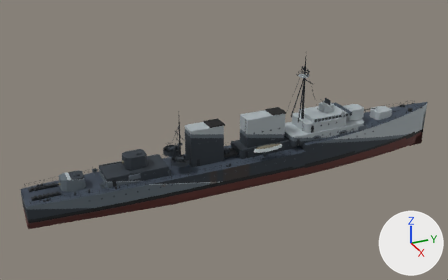
Renders of the glTF model assets/models/benson_m22.glb from each side of a commit.
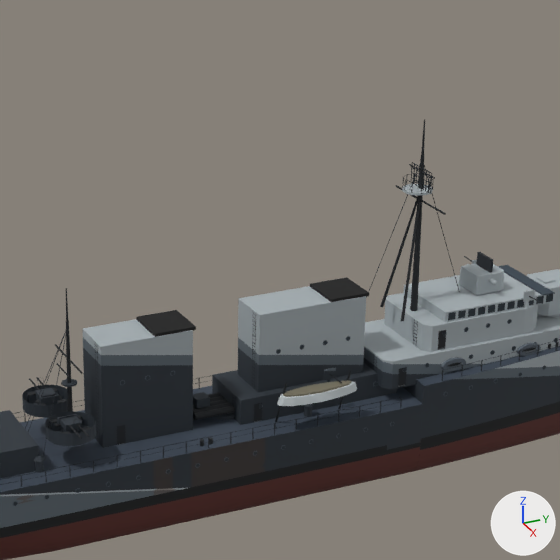
There are two pictures of each version: one whole from a 50 mm lens placed at (120.5, -61.3, 68.9), pointed at (-1.0, -6.6, 8.1), one close up on the part from 35% to 79% of the width and 3% to 74% of the height. Arrows for +X, +Y and +Z are at lower right; the lights stay in place. The last two pictures show the newer version. Where no turn or scale is listed for an object, it has been applied to the vertices. Vertices at exactly the same position are counted once.

In view in the first close-up: 'Director', 'Hull', 'Mount52', 'Torpedo1' and 4 more.
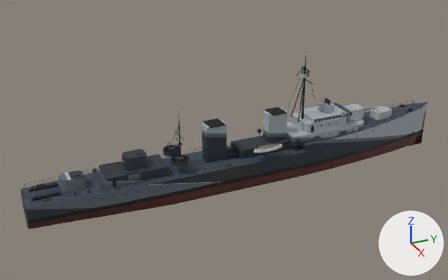
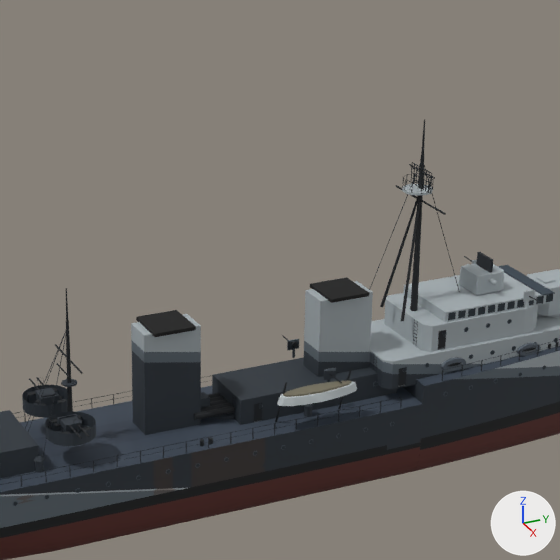
What differs and where, as boxes [x1, y1, x2, y2] in the close-ups (560 x 560 px):
part 1 of me_hull, rebuilt (37% narrower, 6% shorter): before [82, 319, 193, 448]; after [131, 314, 201, 435]
part 2 of me_hull, added: after [303, 281, 373, 377]
part 3 of me_hull, deleted: before [95, 313, 350, 445]
part 4 of me_hull, deleted: before [238, 286, 366, 392]

What the commit changed:
me_hull is used by ob_hull; location (0.0, 0.0, 0.0).
me_hull had 9612 vertices, 14261 faces and spanned x -5.6..6.0, y -53.1..53.1, z -3.6..27.6.
me_hull now has 9112 vertices, 13955 faces and spans x -5.6..6.0, y -53.1..53.1, z -3.6..27.6.
me_hull part 1: the loose piece of 25 vertices spanning x -2.0..2.0, y -16.0..-8.0, z 4.1..13.2 is rebuilt with 25 vertices and now spans x -1.4..1.4, y -12.0..-7.0, z 4.1..13.2.
me_hull part 2: a new loose piece of 33 vertices spanning x -1.4..1.4, y 4.0..9.0, z 4.1..13.5.
me_hull part 3: 97 loose pieces with 500 vertices, spanning x -2.1..2.1, y -16.0..6.6, z 4.1..13.5, are deleted.
Part 4, on me_hull:
33 vertices are removed from x -2.0..2.0, y -2.0..8.0, z 4.1..13.5.
60 faces are deleted.
